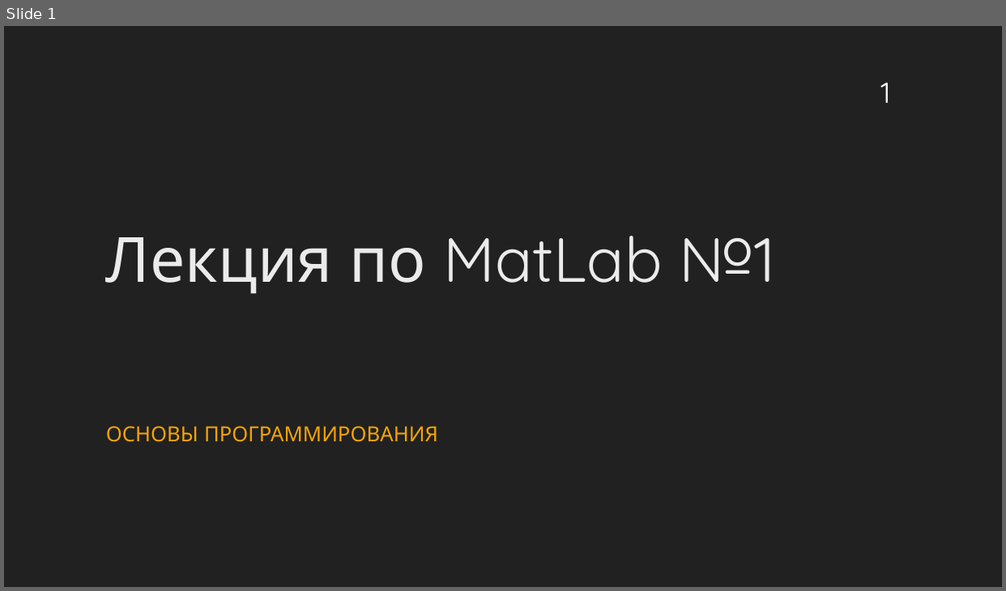
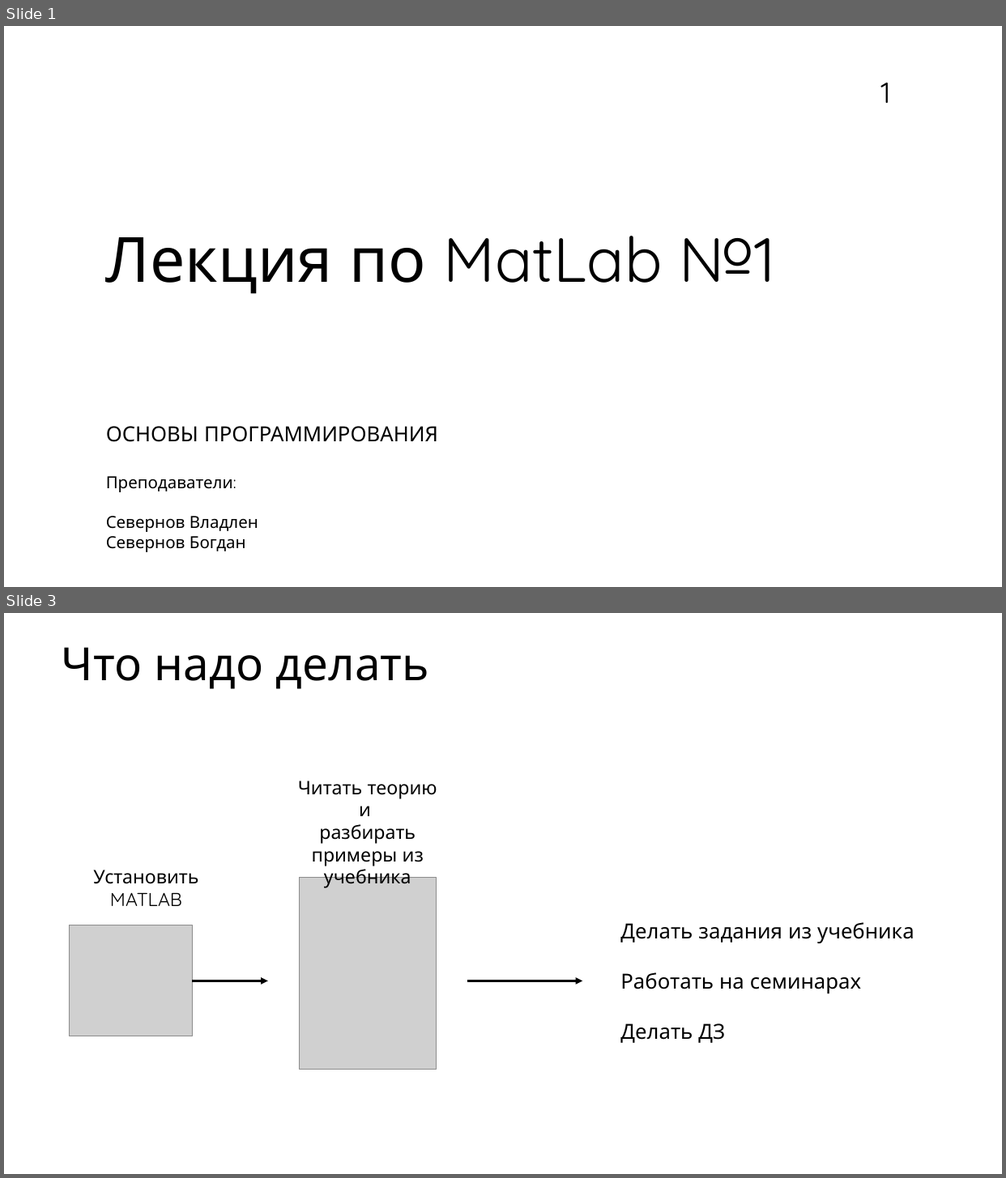
Before and after one commit to vsevernov/calculation-methods, a slide deck: 2023-2024/lectures/Лекция по MatLab №1.pptx. Shown one above the other, each under a label of ours: slide 1 before the commit, slides 1 and 3 after it; the slides between them are not shown. The pictures are 1006x591 and 1006x1178 pixels, drawn with LibreOffice and Linux fonts; fonts in the diff are those of the drawing; grey boxes stand for pictures. Boxes give left, top, right and bottom in pixels: in the first picture for what was removed or moved away, otherwise in the second. Text is boxed around its words. In the diff, an @@ line names an element or a change of style, - is before the commit and + after.

```diff
--- a/2023-2024/lectures/Лекция по MatLab №1.pptx
+++ b/2023-2024/lectures/Лекция по MatLab №1.pptx
@@ slide 3 added at [4,613,1002,1174], background #FFFFFF @@
@@ text added at [62,647,429,689], 44 pt, text #000000 @@
+Что надо делать
@@ text added at [298,781,437,888], 18 pt, text #000000 @@
+Читать теорию и
+разбирать примеры из учебника
@@ text added at [93,870,198,906], 18 pt, text #000000 @@
+Установить
+MATLAB
@@ picture added at [299,877,436,1070] @@
@@ picture added at [69,926,193,1037] @@
@@ text added at [620,922,914,1043], 20 pt, text #000000 @@
+Делать задания из учебника
+Работать на семинарах
+Делать ДЗ
@@ arrow added from (192, 982) to (268, 982), #000000 2.25 pt @@
@@ arrow added from (467, 982) to (582, 982), #000000 2.25 pt @@
@@ slide 1 changed as well @@
@@ background #212121 to #FFFFFF @@
@@ page number at [880,83,890,103]: text colour #FFFFFF to #000000 @@
@@ text "Лекция по MatLab №1" at [106,236,775,294]: text colour #EBEBEB to #000000 @@
@@ text "ОСНОВЫ ПРОГРАММИРОВАНИЯ" at [106,426,438,442]: text colour #F5A408 to #000000 @@
@@ text added at [106,476,258,552], 16 pt, text #000000 @@
+Преподаватели:
+Севернов Владлен
+Севернов Богдан
```
Also in this commit, not shown: 5 other slides changed, 1 other slide added, 15 slides removed.
